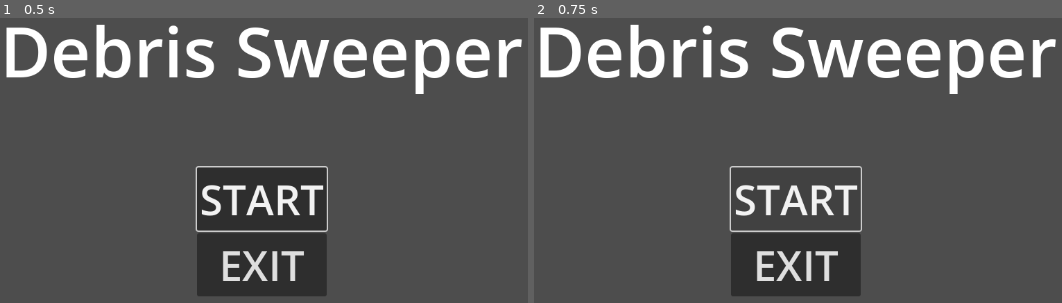
Above: before the commit, frames 1-2 (left to right).
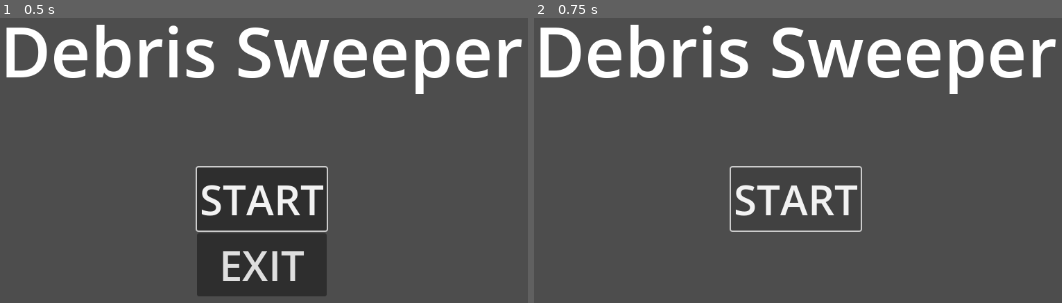
Above: after the commit, the same moments.

Repository: toburau/Star-Shooting
Game: Godot game, scene res://scenes/title_screen.tscn
The game is run twice, just before and just after one commit, with the same random seed, the same clock (stepped at 60 frames per second) and the same inputs. Sound files missing from this copy of the repository are replaced by a short silence.
Inputs:
- Up to frame 1 (0.5 s): no input
- Up to frame 2 (0.75 s): click "START" at 0.5 s

Frame 1 is identical in both runs. In frame 2, 5.3% of the frame differs, in the area x 37-62%, y 75-98%.

Commit message:
make minor fixes

Diff:
--- a/scripts/arm.gd
+++ b/scripts/arm.gd
@@ -11,7 +11,7 @@
 
 # Called when the node enters the scene tree for the first time.
 func _ready() -> void:
-	pass # Replace with function body.
+	position.z = arm_off_z
 
 # Called every frame. 'delta' is the elapsed time since the previous frame.
 func _process(delta: float) -> void:
--- a/scripts/scene.gd
+++ b/scripts/scene.gd
@@ -63,8 +63,5 @@
 		clear_scene()
 
 	if Input.is_action_pressed("debug_1"):
-		#clear_objects()
+		clear_objects()
 		#spawn_objects()
-		var camera = get_viewport().get_camera_3d()
-		if camera:
-			camera.shake(1.0)
--- a/scripts/title_screen.gd
+++ b/scripts/title_screen.gd
@@ -17,6 +17,7 @@
 func _on_button_start_pressed() -> void:
 	$AudioStreamPlayer.stream = preload("res://sound/accept.mp3")
 	$AudioStreamPlayer.play()
+	$VBoxContainer/ButtonExit.modulate.a = 0
 	await $AudioStreamPlayer.finished
 	get_tree().change_scene_to_file("res://scenes/scene.tscn")
 
@@ -24,6 +25,7 @@
 func _on_button_exit_pressed() -> void:
 	$AudioStreamPlayer.stream = preload("res://sound/accept.mp3")
 	$AudioStreamPlayer.play()
+	$VBoxContainer/ButtonStart.modulate.a = 0
 	await $AudioStreamPlayer.finished
 	get_tree().quit()
 
Not shown, changed: README.md
